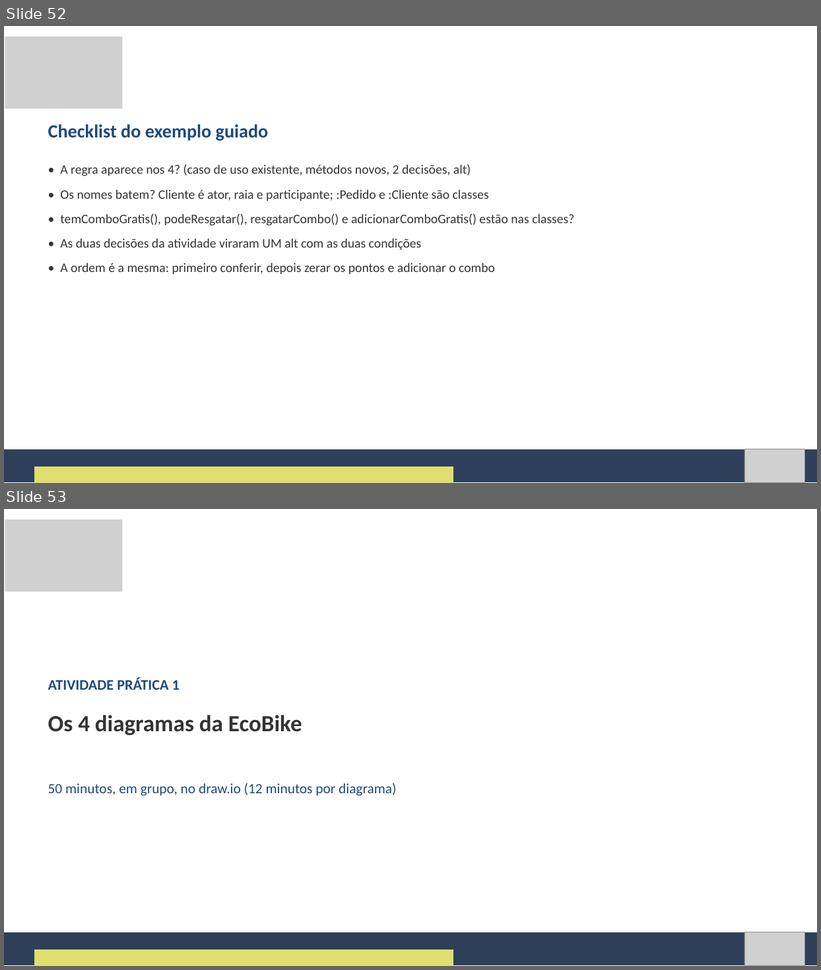
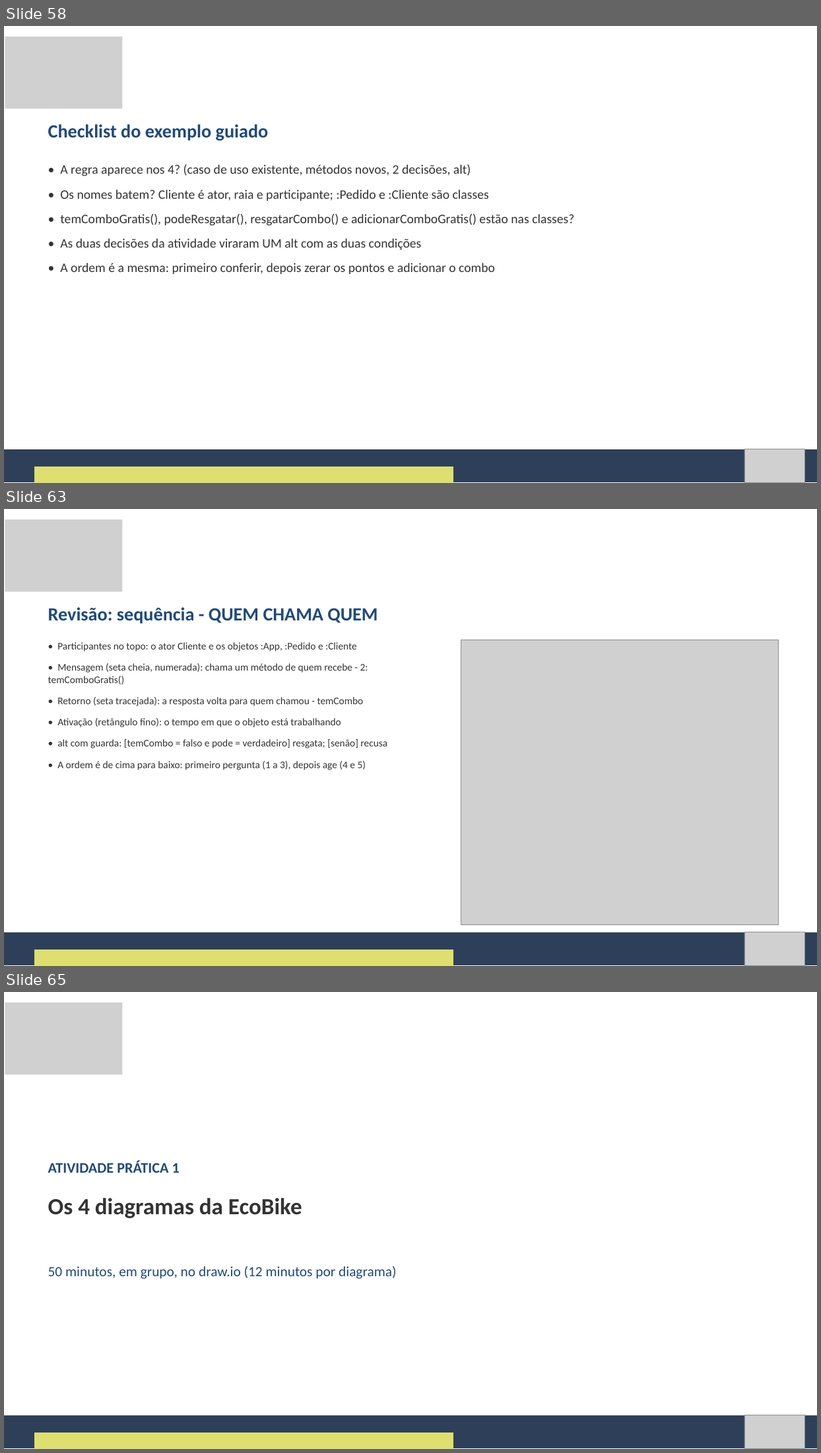
Before and after one commit to Natan20/Curso-Modelagem-De-Sistemas-Material, a slide deck: Aula 09 - 15-10-2026/Aula 9 - Slides.pptx. Shown one above the other, each under a label of ours: slides 52 and 53 before the commit, slides 58, 63 and 65 after it; the slides between them are not shown. The pictures are 821x970 and 821x1453 pixels, drawn with LibreOffice and Linux fonts; fonts in the diff are those of the drawing; grey boxes stand for pictures. Boxes give left, top, right and bottom in pixels: in the first picture for what was removed or moved away, otherwise in the second. Text is boxed around its words. In the diff, an @@ line names an element or a change of style, - is before the commit and + after.

```diff
--- a/Aula 09 - 15-10-2026/Aula 9 - Slides.pptx
+++ b/Aula 09 - 15-10-2026/Aula 9 - Slides.pptx
@@ slide 63 added at [4, 509, 817, 966], background #FFFFFF @@
@@ picture added at [5, 520, 122, 592] @@
@@ text added at [48, 607, 378, 624], 33 pt, text #1F497D, bold @@
+Revisão: sequência - QUEM CHAMA QUEM
@@ text added at [48, 642, 387, 770], 18 pt, text #333333 @@
+• Participantes no topo: o ator Cliente e os objetos :App, :Pedido e :Cliente
+• Mensagem (seta cheia, numerada): chama um método de quem recebe - 2: temComboGratis()
+• Retorno (seta tracejada): a resposta volta para quem chamou - temCombo
+• Ativação (retângulo fino): o tempo em que o objeto está trabalhando
+• alt com guarda: [temCombo = falso e pode = verdadeiro] resgata; [senão] recusa
+• A ordem é de cima para baixo: primeiro pergunta (1 a 3), depois age (4 e 5)
@@ picture added at [461, 640, 778, 925] @@
@@ freeform shape added at [4, 933, 817, 966], fill #2E4059 @@
@@ picture added at [745, 932, 805, 966] @@
@@ freeform shape added at [34, 950, 453, 966], fill #DFDF6F @@
@@ what was slide 52 is now slide 58 @@
@@ what was slide 53 is now slide 65 @@
```
Also in this commit, not shown: 13 slides changed, 12 other slides added, 25 slides removed, 2 other files.
